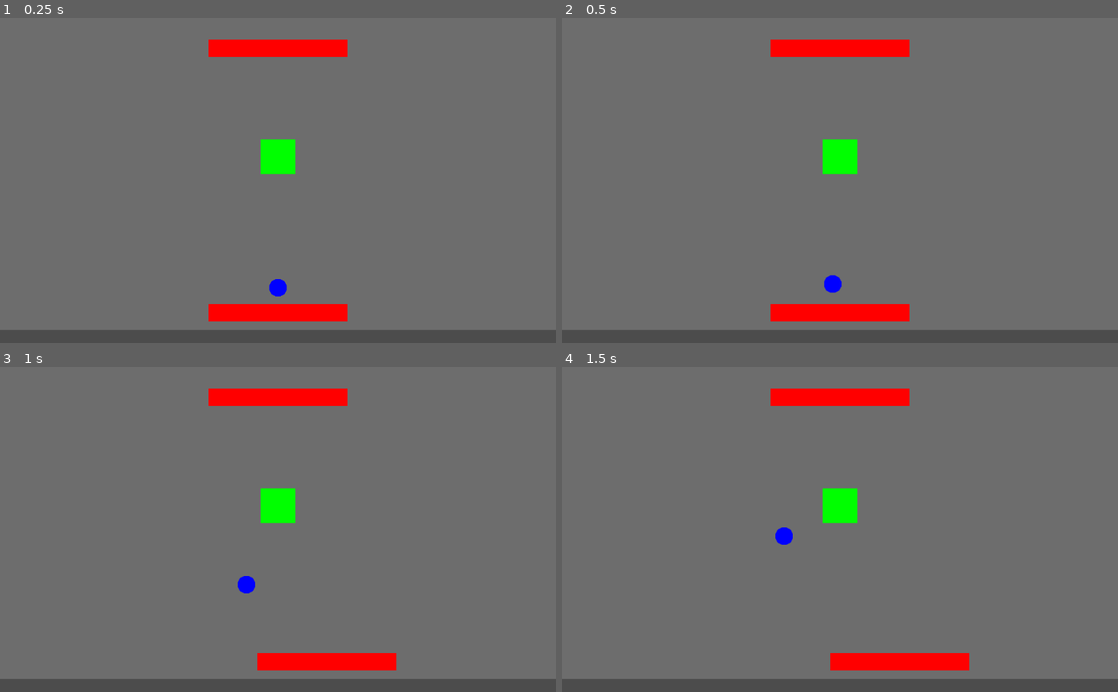
Above: before the commit, frames 1-4 (two rows, left to right).
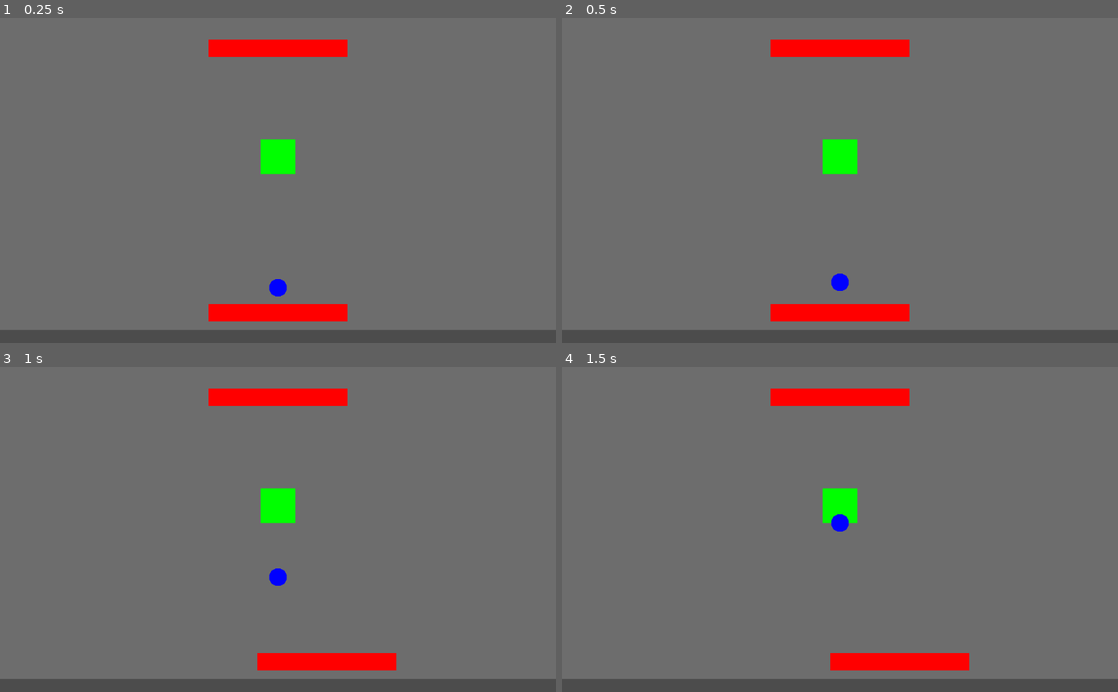
Above: after the commit, the same moments.

Repository: lswgamer/VOSES-Multiplayer
Game: Godot game, scene res://Scenes/Level.tscn
Two runs of this game, one before a commit and one after it. Both use one fixed random seed, a clock stepped at 60 frames per second and the inputs below.
Inputs:
- Up to frame 1 (0.25 s): no input
- Up to frame 2 (0.5 s): no input
- Up to frame 3 (1 s): hold Right (lower_right) from 0.53 s (still down)
- Up to frame 4 (1.5 s): release Right (lower_right) at 1.28 s; hold Left (lower_left) from 1.28 s (still down)

Frame 1 is identical in both runs. In frame 2, 0.2% of the frame differs, in the area x 47-52%, y 78-85%; in frame 3, 0.3%; in frame 4, 0.3%, in the area x 38-52%, y 45-55%.

Commit message:
Make Ball gain X axis velocity based on where it hit the bar

Diff:
--- a/Breakout/Scripts/Ball.gd
+++ b/Breakout/Scripts/Ball.gd
@@ -14,12 +14,7 @@
 
 func _on_Node2D_area_entered(area):
 	if (area.name == "Lower_Bar") or (area.name == "Upper_Bar"):
-		cs.shape.collide_and_get_contacts(cs.transform, area.cs.shape, area.cs.transform)
-		#print(area.cs.shape.collide_and_get_contacts(area.cs.transform, cs.shape, cs.transform))
 		velocity.y = -velocity.y
-		#print(cs.shape, cs.transform, area.cs.shape, area.cs.transform)
-		velocity.x = -100 #metade da barra pra esquerda a gente diminui a velocidade entre -1 e 0, metade da barra pra direita a gente aumenta a velocidade entre 0 e 1
-		#velocity = -velocity
+		velocity.x =  self.get_global_transform().origin.x - area.get_global_transform().origin.x
 	if (area.name == "Left_Wall") or (area.name == "Right_Wall"):
-		print(area.name)
 		velocity.x = -velocity.x
